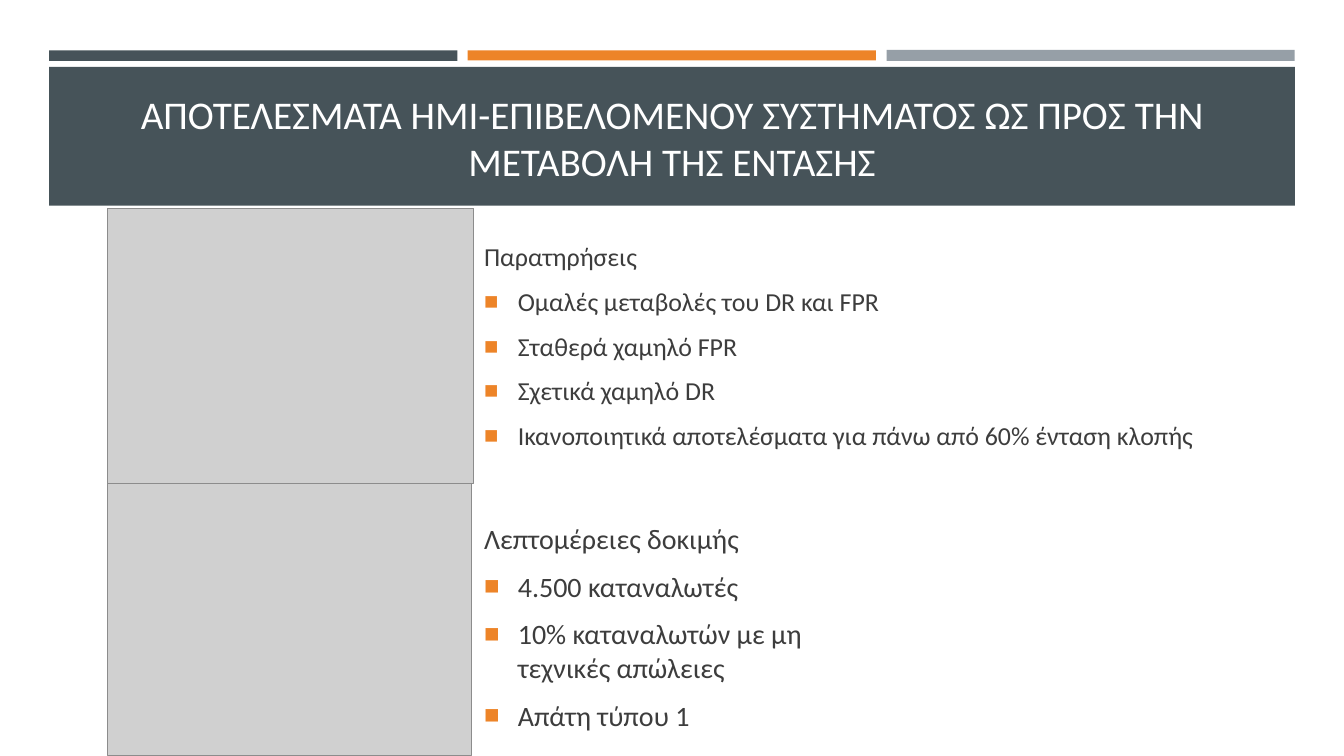
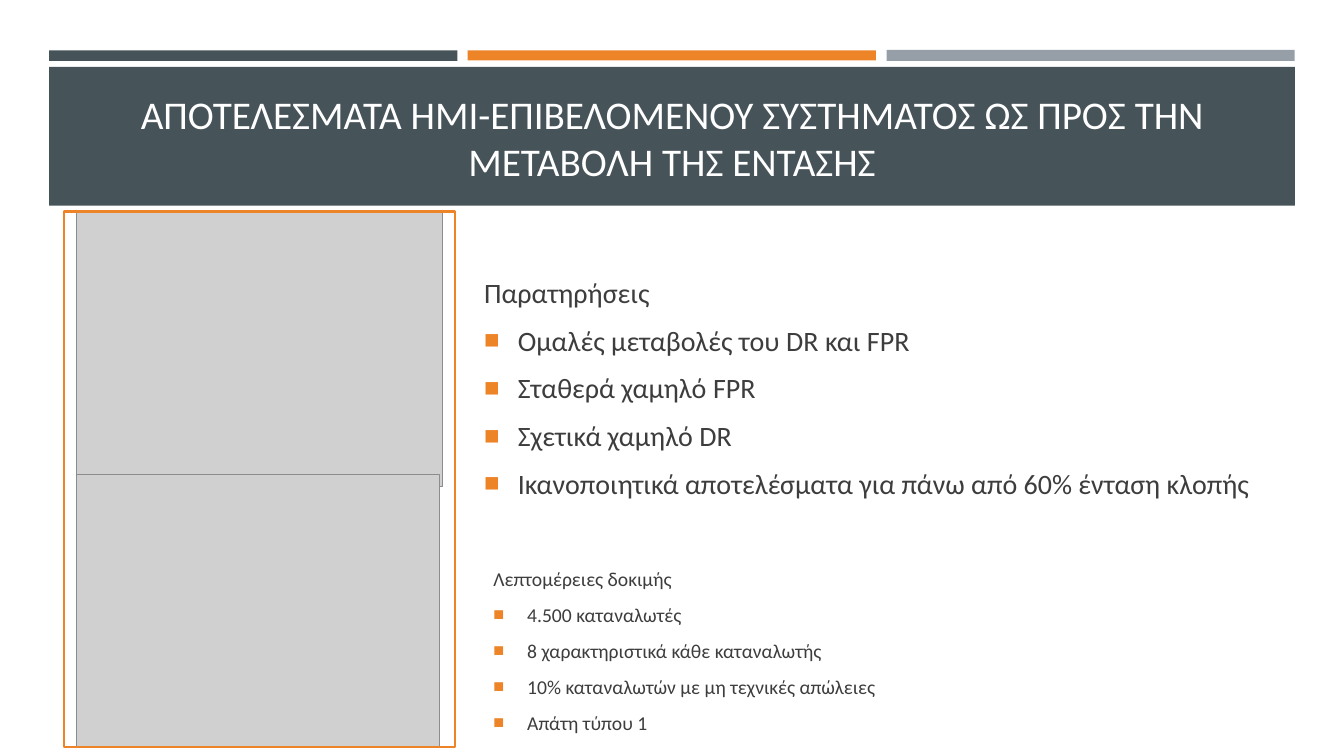
Before and after one commit to thanmitsel/Theft-detection, a slide deck: slide 16 of LateX/Presentation/Ανιχνευση μη τεχνικων απωλειων με συστηματα μηχανικης μαθησης.pptx. Drawn at 1344x756 pixels with LibreOffice and Linux fonts; fonts in the diff are those of the drawing; grey boxes stand for pictures. Boxes give left, top, right and bottom in pixels: in the first picture for what was removed or moved away, otherwise in the second. Text is boxed around its words. In the diff, an @@ line names an element or a change of style, - is before the commit and + after.

```diff
--- a/LateX/Presentation/Ανιχνευση μη τεχνικων απωλειων με συστηματα μηχανικης μαθησης.pptx
+++ b/LateX/Presentation/Ανιχνευση μη τεχνικων απωλειων με συστηματα μηχανικης μαθησης.pptx
@@ rectangle added at (65, 212, 456, 747), outline #ED8428 1.75 pt @@
@@ picture: place and size @@
-picture at (108, 209, 475, 484)
+picture at (77, 212, 444, 487)
@@ text "Παρατηρήσεις" at (484, 283, 1249, 499): size 18.5 to 20 pt @@
@@ picture: place and size @@
-picture at (108, 483, 472, 756)
+picture at (77, 474, 441, 747)
@@ text "Λεπτομέρειες δοκιμής": place and size @@
-text "Λεπτομέρειες δοκιμής" at (484, 529, 801, 731)
+text "Λεπτομέρειες δοκιμής" at (493, 572, 876, 733)
@@ text at (493, 572, 876, 733): size 20 to 14 pt in "Λεπτομέρειες δοκιμής", "4.500 καταναλωτές", "10% καταναλωτών με μη τεχνικές απώλειες", "Απάτη τύπου 1"; less space between paragraphs @@
@@ text at (527, 644, 822, 661): paragraph added @@
+■ 8 χαρακτηριστικά κάθε καταναλωτής
```
Also in this commit, not shown: 13 other slides changed, 3 slides added, 1 slide removed, 8 other files.
